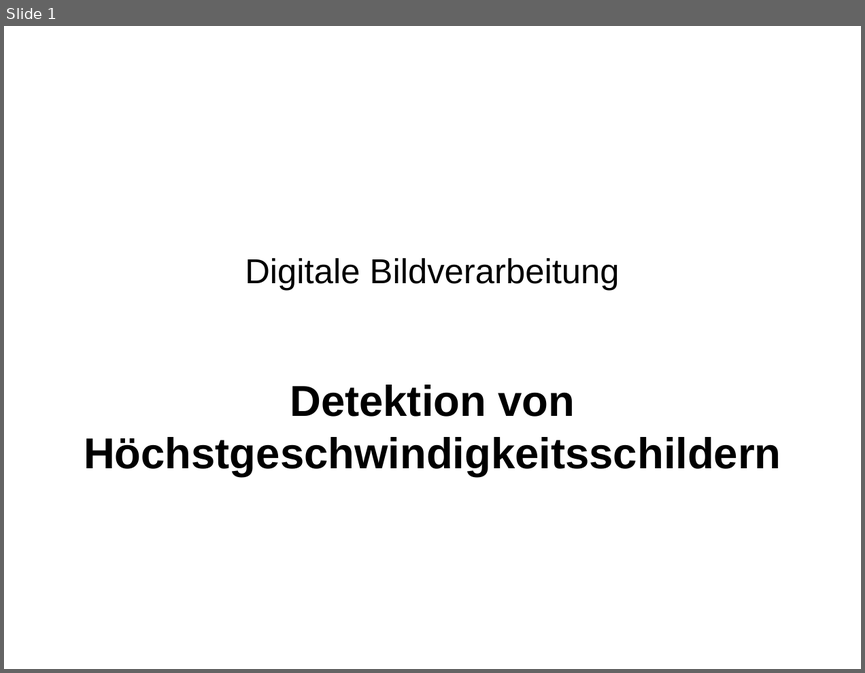
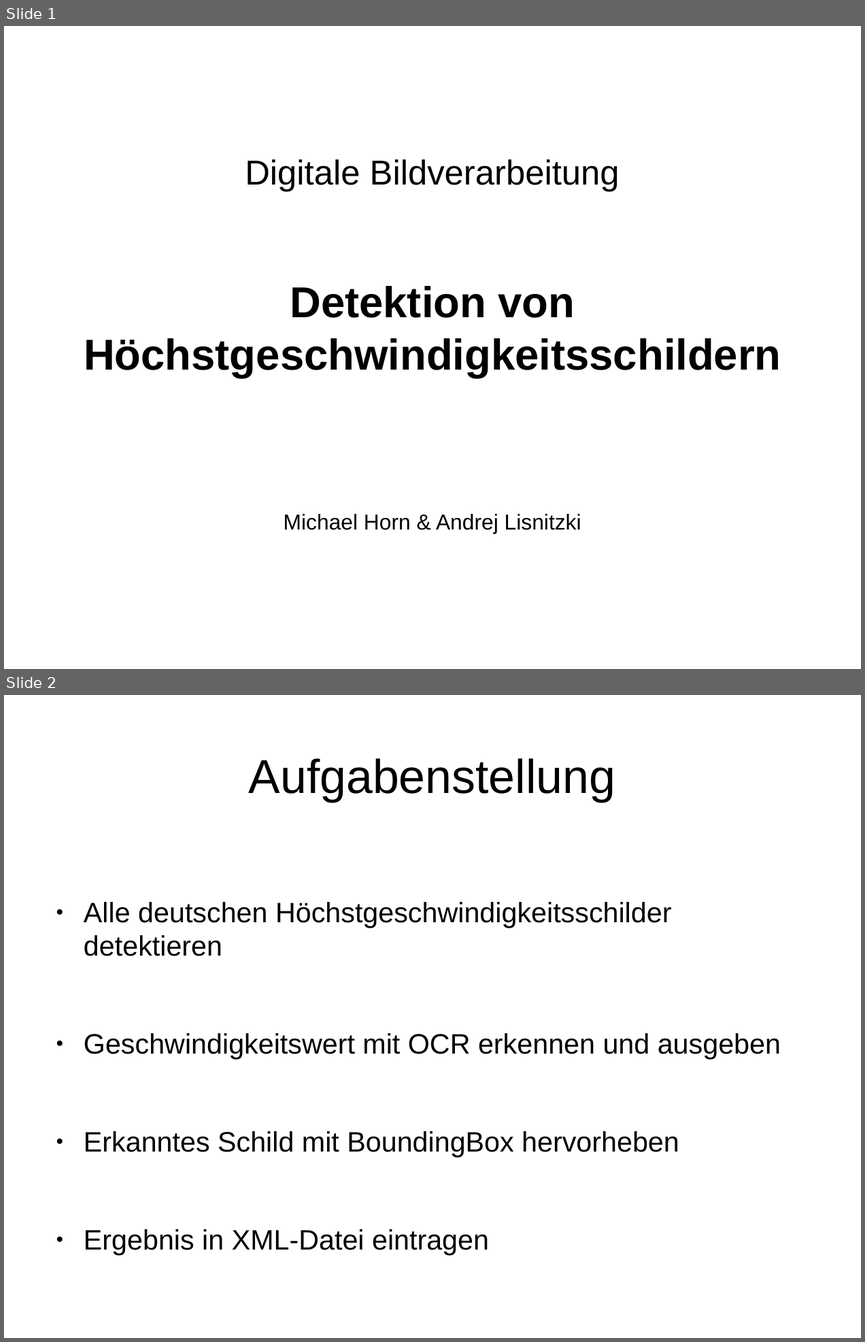
Before and after one commit to Dragonexodus/IJPlugins, a slide deck: Documentation/dbv.odp. Shown one above the other, each under a label of ours: slide 1 before the commit, slides 1 and 2 after it. The pictures are 865x673 and 865x1342 pixels, drawn with LibreOffice and Linux fonts; fonts in the diff are those of the drawing. Boxes give left, top, right and bottom in pixels: in the first picture for what was removed or moved away, otherwise in the second. Text is boxed around its words. In the diff, an @@ line names an element or a change of style, - is before the commit and + after.

```diff
--- a/Documentation/dbv.odp
+++ b/Documentation/dbv.odp
@@ slide 2 added at <box>4,695,861,1338</box>, background #FFFFFF @@
@@ title added at <box>249,758,615,802</box>, 44 pt, text #000000 @@
+Aufgabenstellung
@@ text added at <box>84,902,781,1255</box>, 26 pt, text #000000 @@
+● Alle deutschen Höchstgeschwindigkeitsschilder detektieren
+● Geschwindigkeitswert mit OCR erkennen und ausgeben
+● Erkanntes Schild mit BoundingBox hervorheben
+● Ergebnis in XML-Datei eintragen
@@ slide 1 changed as well @@
@@ subtitle "Digitale Bildverarbeitung": place and size @@
-subtitle "Digitale Bildverarbeitung" at <box>84,258,781,476</box>
+subtitle "Digitale Bildverarbeitung" at <box>84,159,781,533</box>
@@ subtitle at <box>283,514,581,533</box>: paragraph added @@
+Michael Horn & Andrej Lisnitzki
```
Also in this commit, not shown: 12 other slides changed, 13 other slides added, 8 other files.
